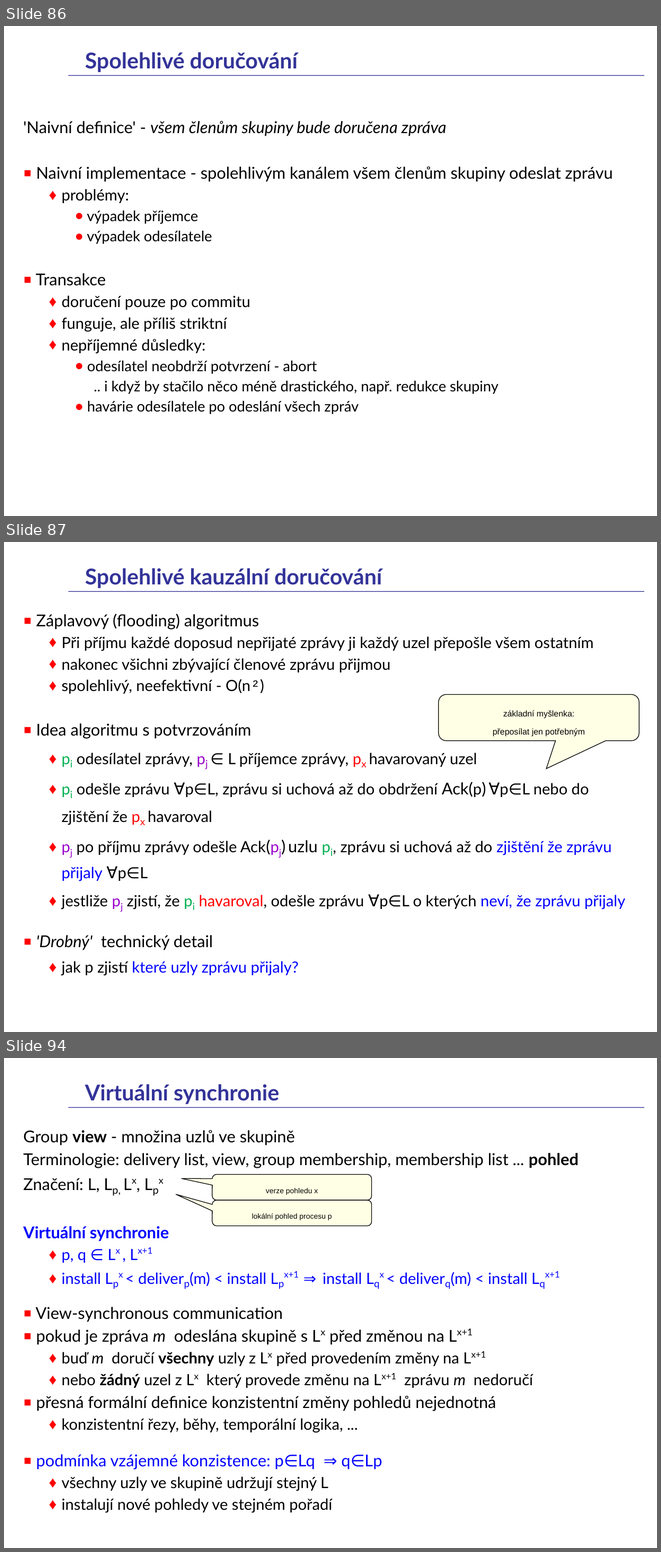
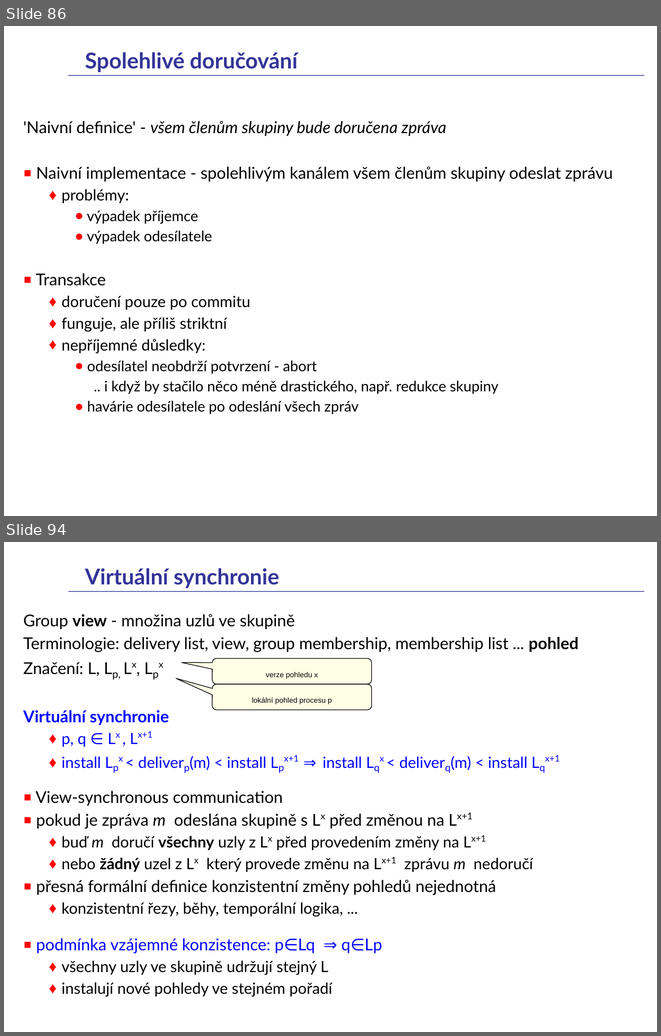
Before and after one commit to fan1x/fan1x.github.io, a slide deck: data/2025-26/pds/PDS-en.pptx. Shown one above the other, each under a label of ours: slides 86, 87 and 94 before the commit, slides 86 and 94 after it; the slides between them are not shown. The pictures are 661x1552 and 661x1036 pixels, drawn with LibreOffice and Linux fonts; fonts in the diff are those of the drawing. Boxes give left, top, right and bottom in pixels: in the first picture for what was removed or moved away, otherwise in the second. Text is boxed around its words. In the diff, an @@ line names an element or a change of style, - is before the commit and + after.

```diff
--- a/data/2025-26/pds/PDS-en.pptx
+++ b/data/2025-26/pds/PDS-en.pptx
@@ slide 87 removed at (4,542,657,1032), background #FFFFFF; not listed: 2 template elements that a slide beside it also shows @@
@@ title removed at (85,568,382,588) @@
-Spolehlivé kauzální doručování
@@ text removed at (36,614,625,976) @@
-▪ Záplavový (flooding) algoritmus
-  ♦ Při příjmu každé doposud nepřijaté zprávy ji každý uzel přepošle všem ostatním
-  ♦ nakonec všichni zbývající členové zprávu přijmou
-  ♦ spolehlivý, neefektivní - O(n²)
-▪ Idea algoritmu s potvrzováním
-  ♦ pi odesílatel zprávy, pj ∈ L příjemce zprávy, px havarovaný uzel
-  ♦ pi odešle zprávu ∀p∈L, zprávu si uchová až do obdržení Ack(p) ∀p∈L nebo do zjištění že px havaroval
-  ♦ pj po příjmu zprávy odešle Ack(pj) uzlu pi, zprávu si uchová až do zjištění že zprávu přijaly ∀p∈L
-  ♦ jestliže pj zjistí, že pi havaroval, odešle zprávu ∀p∈L o kterých neví, že zprávu přijaly
-▪ 'Drobný' technický detail
-  ♦ jak p zjistí které uzly zprávu přijaly?
@@ rounded speech box removed at (438,694,639,741) @@
-základní myšlenka:
-přeposílat jen potřebným
```
Also in this commit, not shown: 8 slides changed, 1 slide added, 1 other file.
